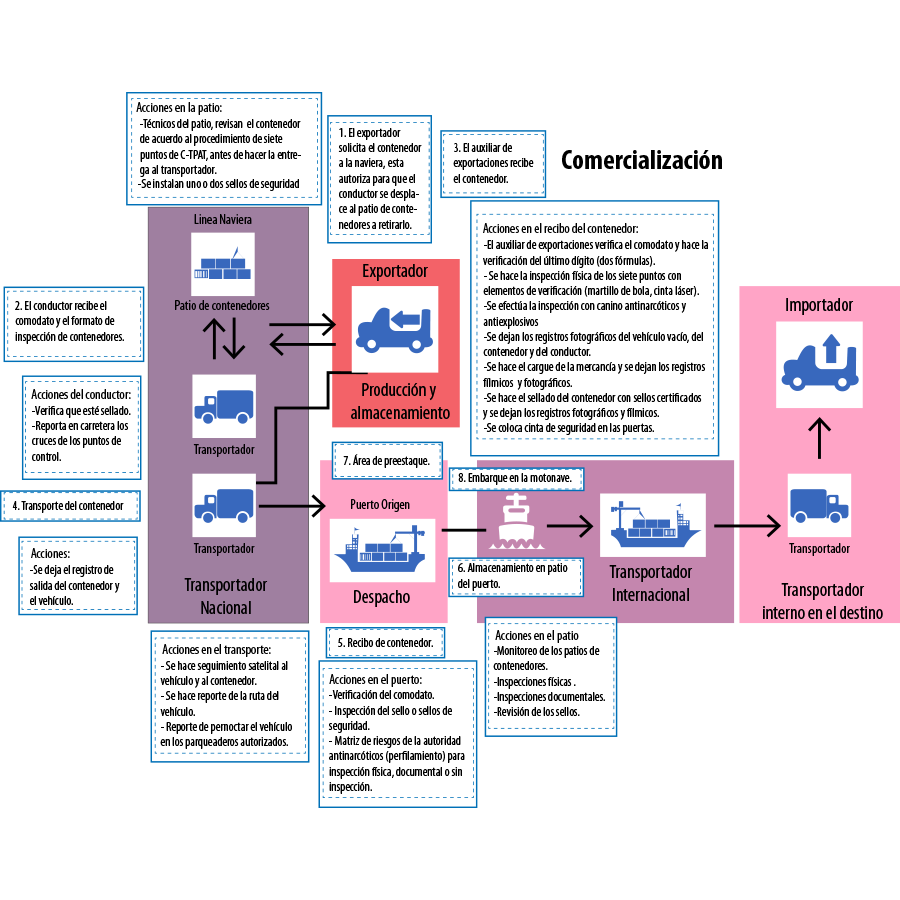
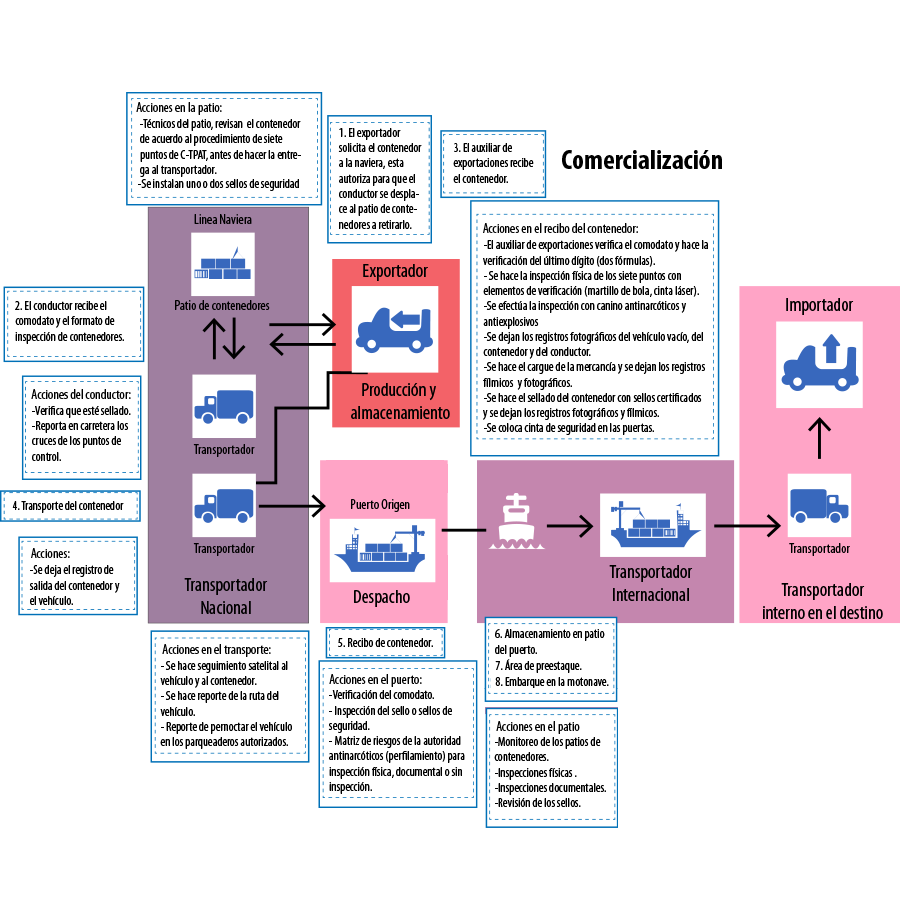
Comparing the layer stacks of the two 900x900 images. Changes:
moved "Capa 1" above "Capa 3", painted on it over [326, 460, 585, 600]
added layer "Capa 3" above "Capa 4" over [485, 707, 618, 828]
added layer "Capa 4" above "Capa 2" over [484, 688, 618, 702]
painted on "Capa 2" over [326, 441, 618, 737]
